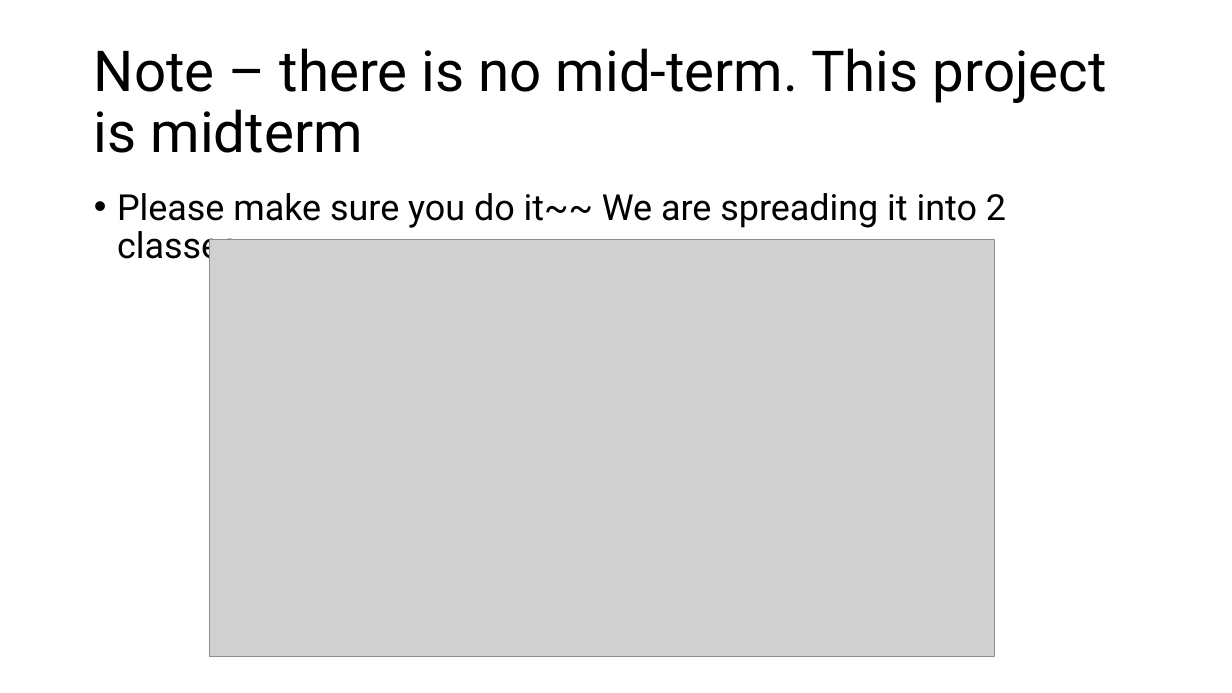
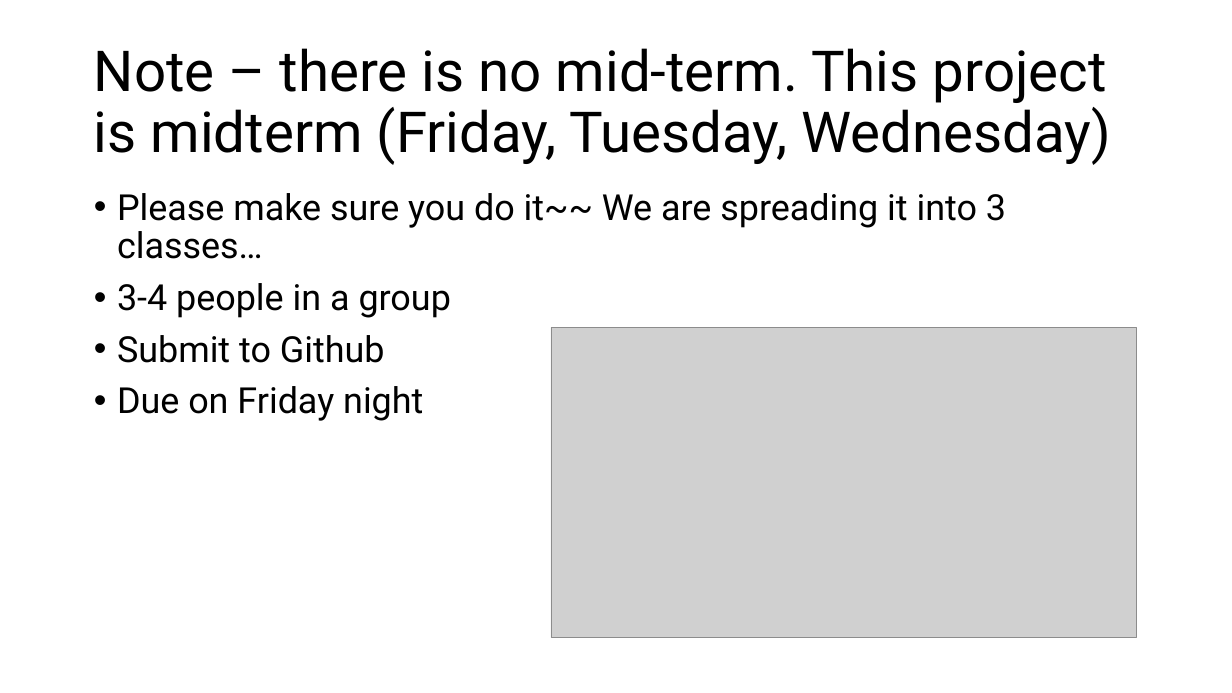
Before and after one commit to JLNU-EETC3433/courseware, a slide deck: slide 2 of 20241108-lesson10.pptx (slide 3 before the commit). Drawn at 1232x693 pixels with LibreOffice and Linux fonts; fonts in the diff are those of the drawing; grey boxes stand for pictures. Boxes give left, top, right and bottom in pixels: in the first picture for what was removed or moved away, otherwise in the second. Text is boxed around its words. In the diff, an @@ line names an element or a change of style, - is before the commit and + after.

```diff
--- a/20241108-lesson10.pptx
+++ b/20241108-lesson10.pptx
@@ title at [94,48,1112,165]: text changed @@
-Note – there is no mid-term. This project is midterm
+Note – there is no mid-term. This project is midterm (Friday, Tuesday, Wednesday)
@@ text at [117,193,1006,421]: text changed @@
-• Please make sure you do it~~ We are spreading it into 2 classes…
+• Please make sure you do it~~ We are spreading it into 3 classes…
+• 3-4 people in a group
+• Submit to Github
+• Due on Friday night
@@ picture: place and size @@
-picture at [210,239,995,656]
+picture at [551,327,1136,638]
```
Also in this commit, not shown: 1 other slide changed, 2 slides added, 2 slides removed.
